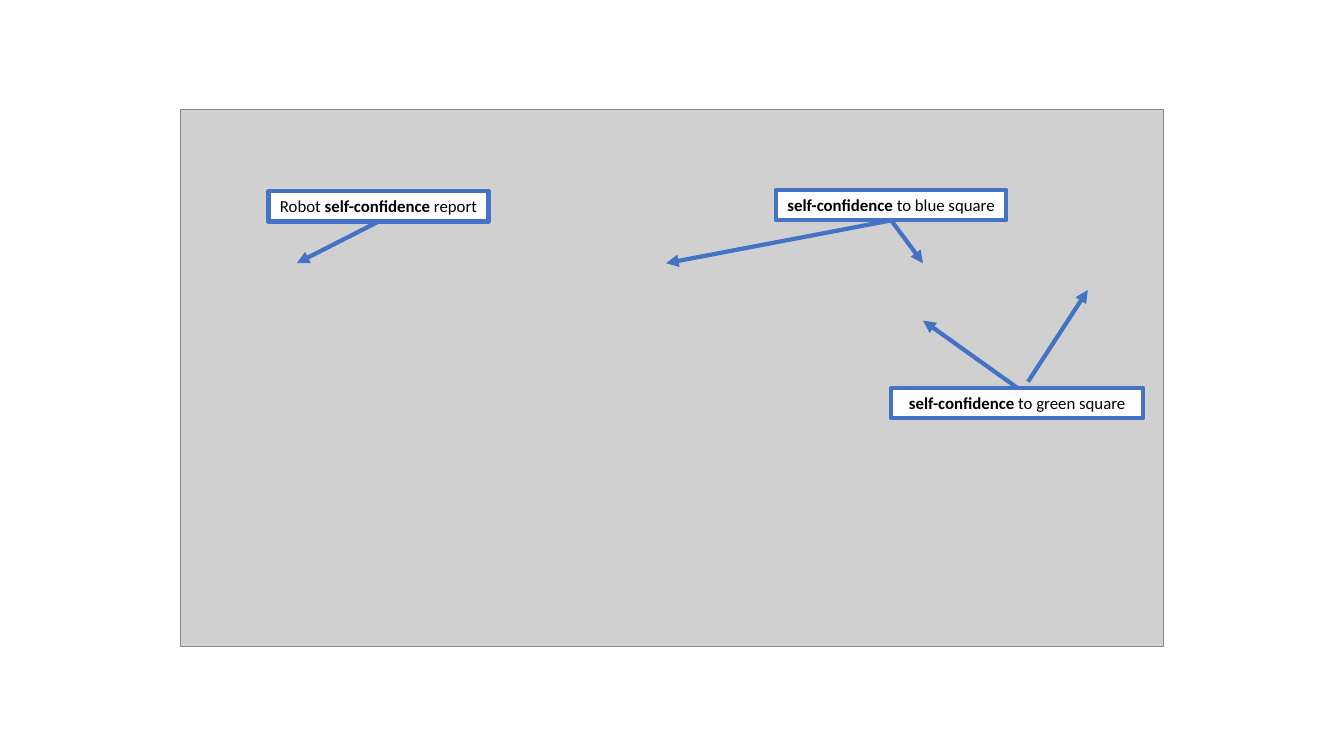
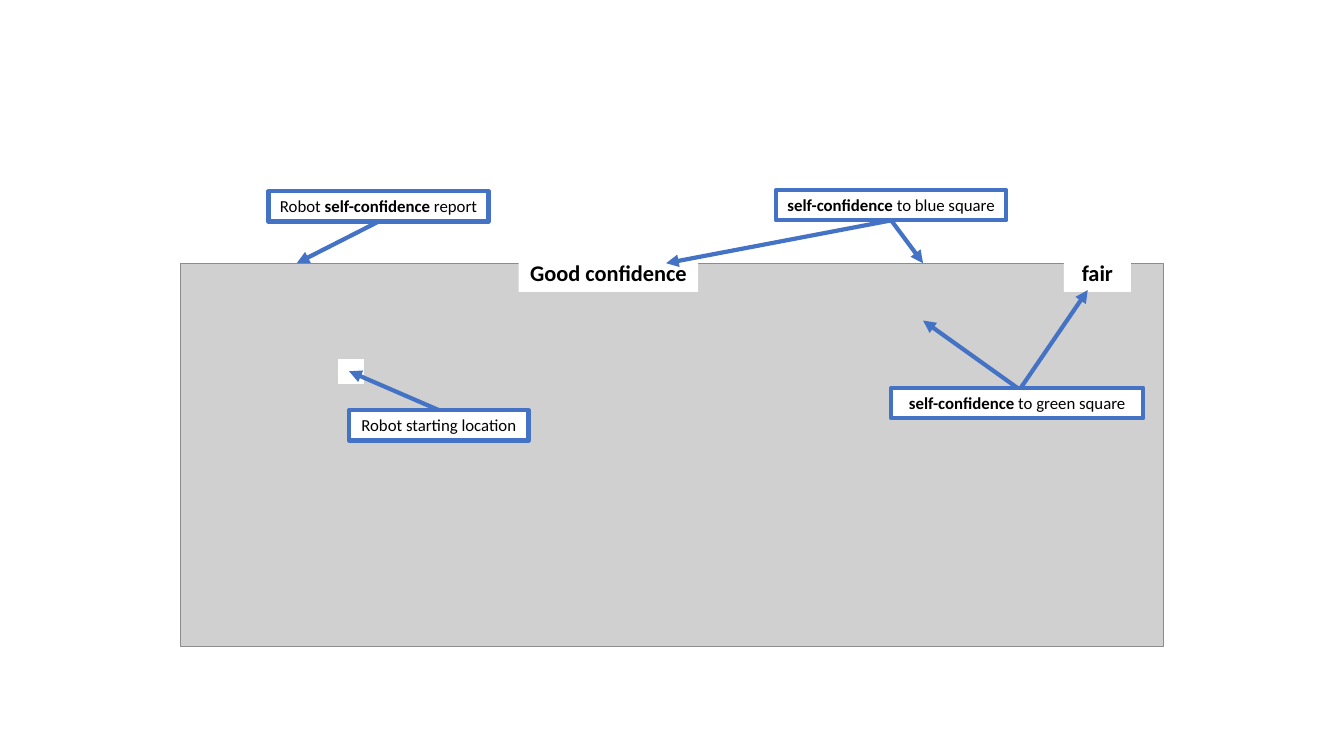
Before and after one commit to nickconlon/outcome_assessment_user_study, a slide deck: slide 4 of web_gridworld/admin/figures.pptx. Drawn at 1344x756 pixels with LibreOffice and Linux fonts; fonts in the diff are those of the drawing; grey boxes stand for pictures. Boxes give left, top, right and bottom in pixels: in the first picture for what was removed or moved away, otherwise in the second. Text is boxed around its words. In the diff, an @@ line names an element or a change of style, - is before the commit and + after.

```diff
--- a/web_gridworld/admin/figures.pptx
+++ b/web_gridworld/admin/figures.pptx
@@ picture: place and size @@
-picture at [180,109,1164,646]
+picture at [180,263,1164,647]
@@ rectangle added at [519,255,699,292], fill #FFFFFF, 16 pt, text #000000, bold @@
+Good confidence
@@ rectangle added at [1065,255,1131,292], fill #FFFFFF, 16 pt, text #000000, bold @@
+fair
@@ arrow moved from (1028, 382) - (1088, 290) to (1019, 390) - (1088, 290) @@
@@ rectangle added at [339,360,363,384], fill #FFFFFF, outline #FFFFFF 1 pt @@
@@ arrow added from (439, 410) to (349, 371), #4472C4 3 pt @@
@@ rectangle added at [349,410,528,441], fill #FFFFFF, outline #4472C4 3 pt, 12 pt, text #000000 @@
+Robot starting location
```
Also in this commit, not shown: 1 other slide changed, 1 slide added, 2 other files.
